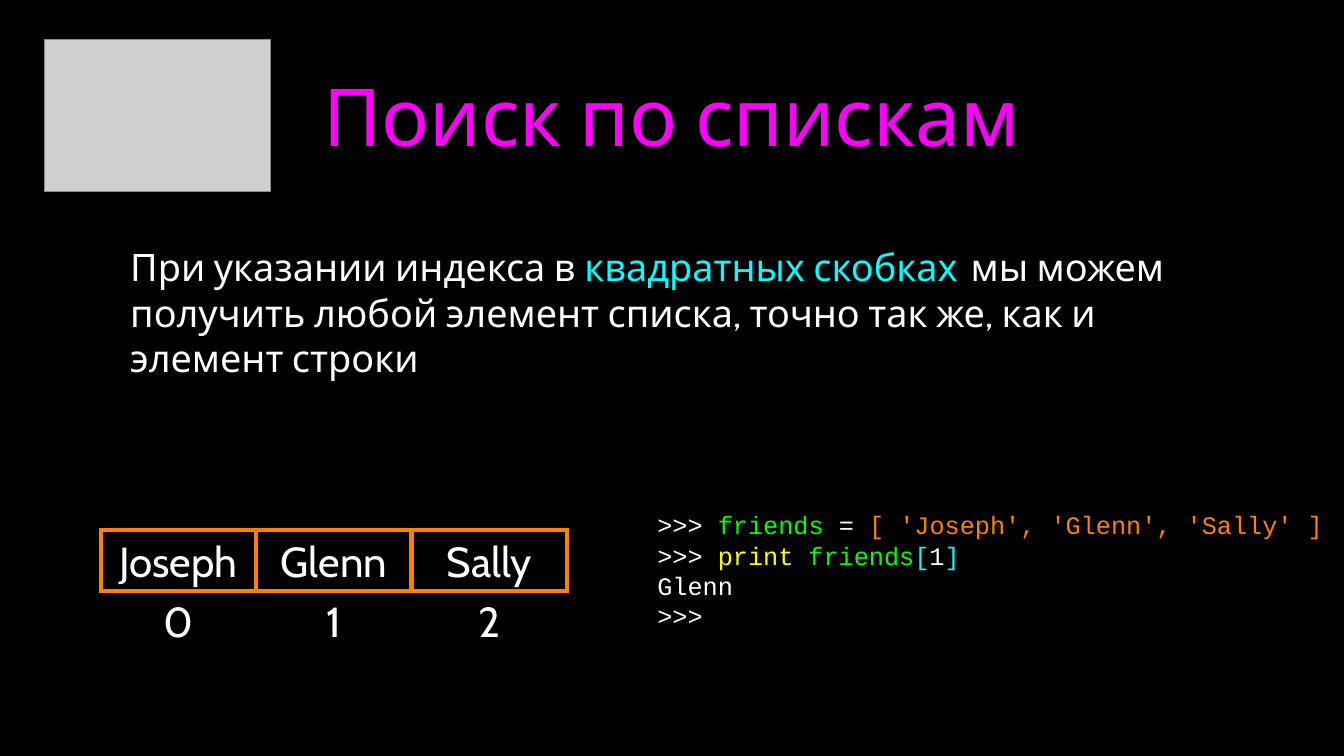
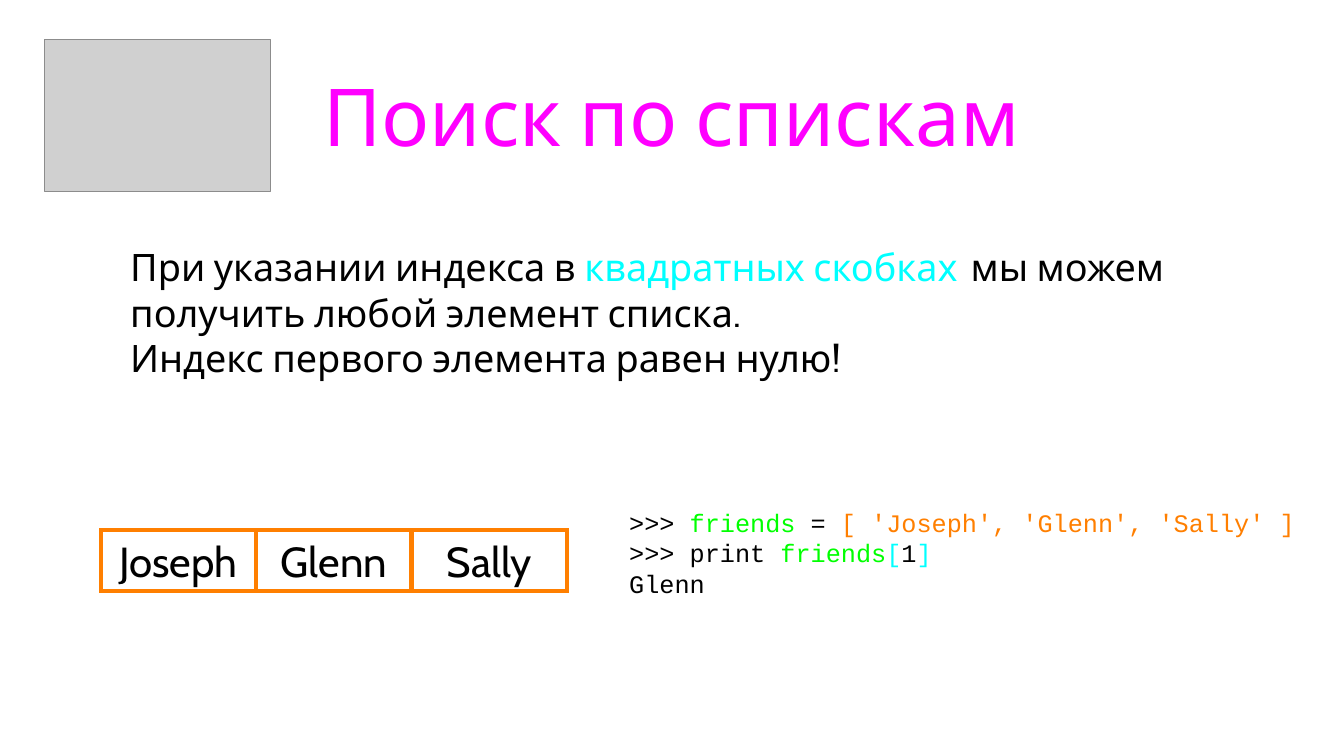
Before and after one commit to maxchv/LearnPython, a slide deck: slide 12 of week02/05.Lists.pptx. Drawn at 1344x756 pixels with LibreOffice and Linux fonts; fonts in the diff are those of the drawing; grey boxes stand for pictures. Boxes give left, top, right and bottom in pixels: in the first picture for what was removed or moved away, otherwise in the second. Text is boxed around its words. In the diff, an @@ line names an element or a change of style, - is before the commit and + after.

```diff
--- a/week02/05.Lists.pptx
+++ b/week02/05.Lists.pptx
@@ background #000000 to #FFFFFF @@
@@ text at (130,252,1164,381): text changed; text colour #FFFFFF to #000000 @@
-При указании индекса в квадратных скобках мы можем получить любой элемент списка, точно так же, как и элемент строки
+При указании индекса в квадратных скобках мы можем получить любой элемент списка.
+Индекс первого элемента равен нулю!
@@ text ">>> friends = [ 'Joseph', ...": place and size @@
-text ">>> friends = [ 'Joseph', ..." at (657,516,1293,596)
+text ">>> friends = [ 'Joseph', ..." at (629,514,1265,594)
@@ text colour #FFFFFF to #000000 in 3 elements at (101,530,256,591), (256,530,412,591), (411,530,567,591) @@
@@ text at (629,514,1265,594): text colour #FFFFFF to #000000 in ">>> =", ">>> friends[1]", "Glenn"; text colour #FFFF00 to #000000 in "print" @@
@@ text removed at (163,607,193,638) @@
-0
@@ text removed at (326,607,341,637) @@
-1
@@ text removed at (478,607,500,637) @@
-2
```
Also in this commit, not shown: 1 other slide changed, 9 other files.
